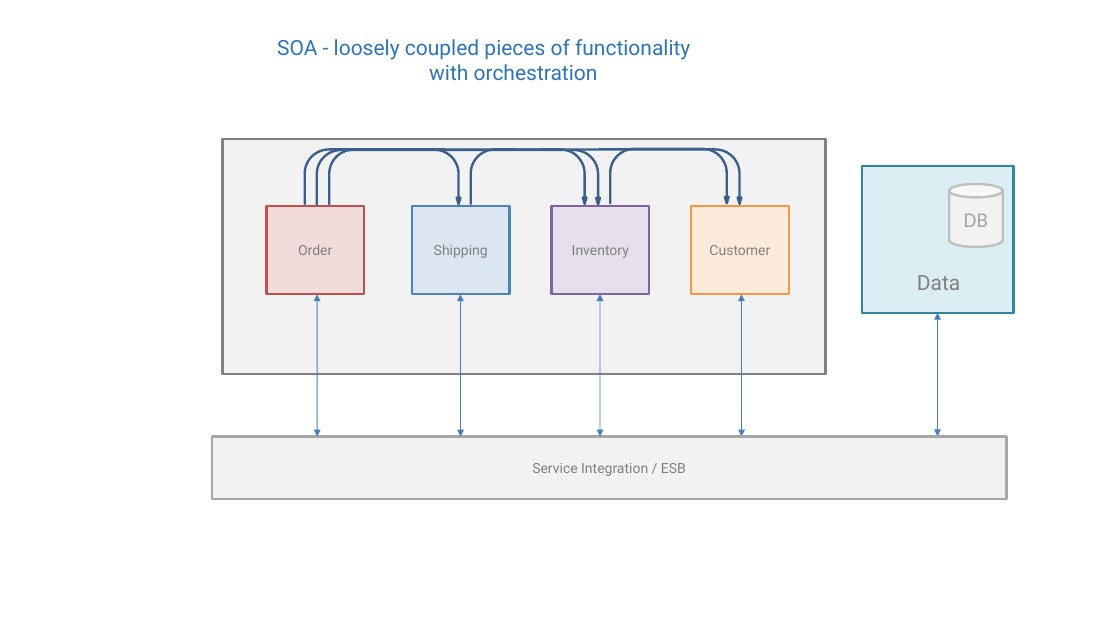
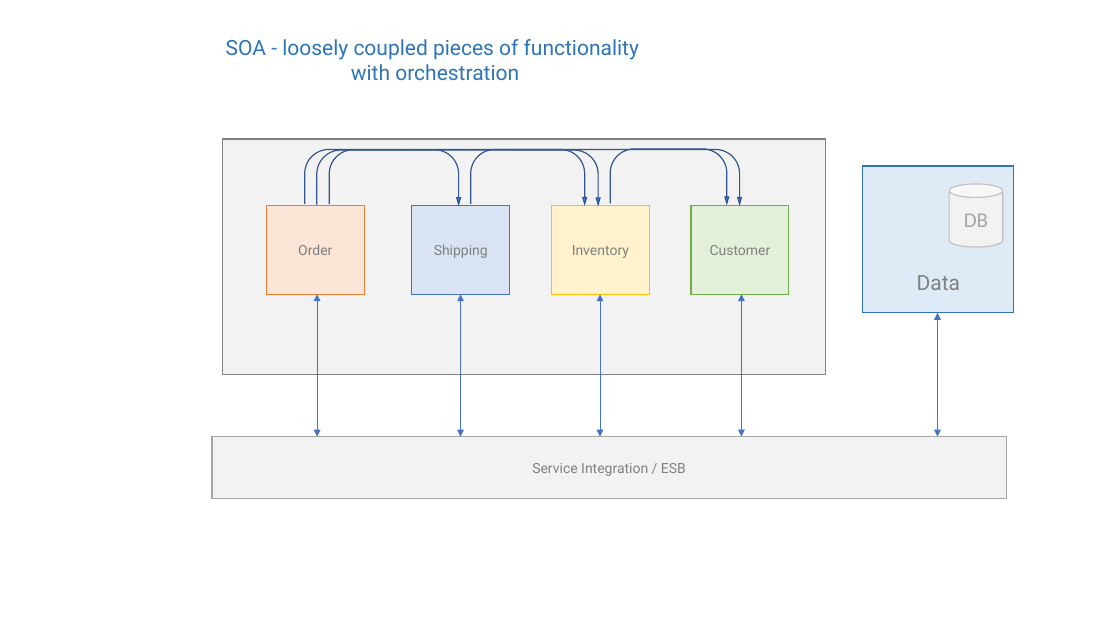
Before and after one commit to michaellif/event-driven-microservices-example, a slide deck: slide 4 of MicroservicesTraining.pptx. Drawn at 1120x630 pixels with LibreOffice and Linux fonts; fonts in the diff are those of the drawing. Boxes give left, top, right and bottom in pixels: in the first picture for what was removed or moved away, otherwise in the second. Text is boxed around its words. In the diff, an @@ line names an element or a change of style, - is before the commit and + after.

```diff
--- a/MicroservicesTraining.pptx
+++ b/MicroservicesTraining.pptx
@@ text "SOA - loosely coupled pieces ...": place and size @@
-text "SOA - loosely coupled pieces ..." at box(277, 39, 690, 80)
+text "SOA - loosely coupled pieces ..." at box(226, 39, 639, 80)
@@ rectangle at box(223, 139, 826, 375): outline #808080 2 pt to #808080 1 pt @@
@@ fill #4F81BD to #4472C4; outline #3A5F8C 2 pt to #325491 1 pt in 5 elements at box(329, 150, 460, 204), box(317, 150, 600, 205), box(305, 150, 742, 204), box(471, 150, 586, 204), box(610, 149, 728, 203) @@
@@ rectangle at box(862, 166, 1013, 313): fill #DBEEF4 to #DEEBF7; outline #31859C 2 pt to #2E75B6 1 pt @@
@@ rectangle "Order" at box(266, 206, 365, 294): fill #F2DCDB to #FBE5D6; outline #C0504D 2 pt to #ED7D31 1 pt @@
@@ rectangle "Shipping" at box(412, 206, 510, 294): fill #DCE6F2 to #DAE3F3; outline #4F81BD 2 pt to #4472C4 1 pt @@
@@ rectangle "Inventory" at box(552, 206, 650, 294): fill #E6E0EC to #FFF2CC; outline #8064A2 2 pt to #FFC000 1 pt @@
@@ rectangle "Customer" at box(691, 206, 790, 294): fill #FDEADA to #E2F0D9; outline #F79646 2 pt to #70AD47 1 pt @@
@@ cylinder "DB" at box(949, 184, 1003, 247): outline #BFBFBF 2 pt to #BFBFBF 1 pt; proportions changed @@
@@ freeform shape removed at box(318, 294, 318, 436) @@
@@ double arrow added from (318, 294) to (318, 437), #4472C4 0.5 pt @@
@@ freeform shape removed at box(600, 294, 600, 436) @@
@@ double arrow added from (600, 294) to (600, 437), #4472C4 0.5 pt @@
@@ freeform shape removed at box(742, 294, 742, 436) @@
@@ double arrow added from (742, 294) to (742, 437), #4472C4 0.5 pt @@
@@ freeform shape removed at box(938, 313, 938, 436) @@
@@ double arrow added from (938, 437) to (938, 313), #4472C4 0.5 pt @@
```
Also in this commit, not shown: 19 other slides changed.
